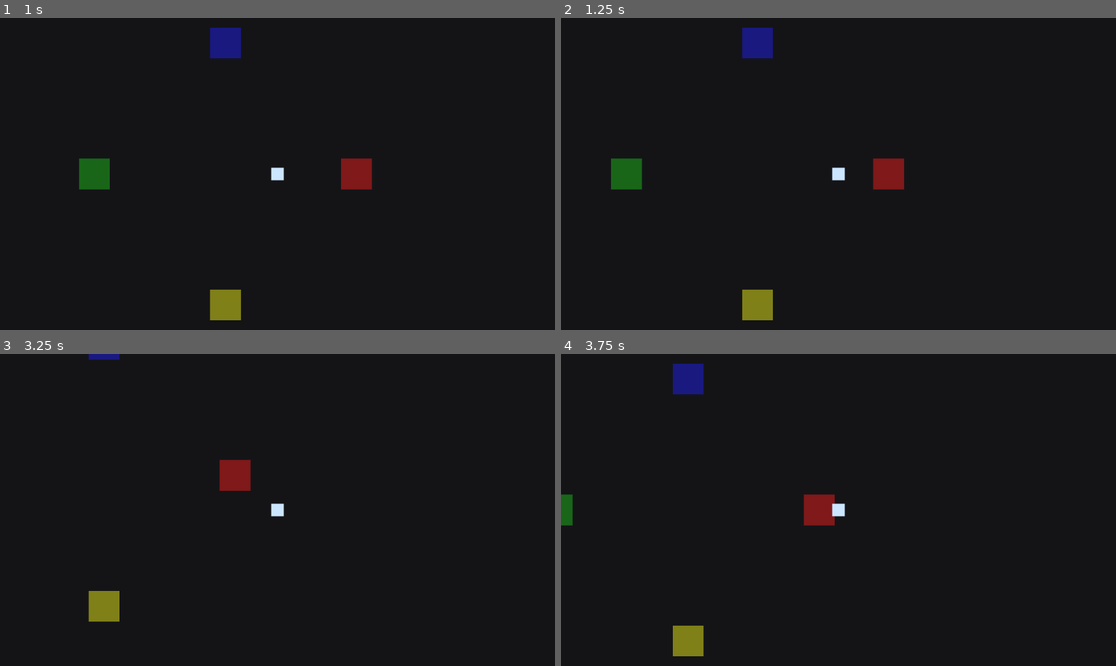
Above: before the commit, frames 1-4 (two rows, left to right).
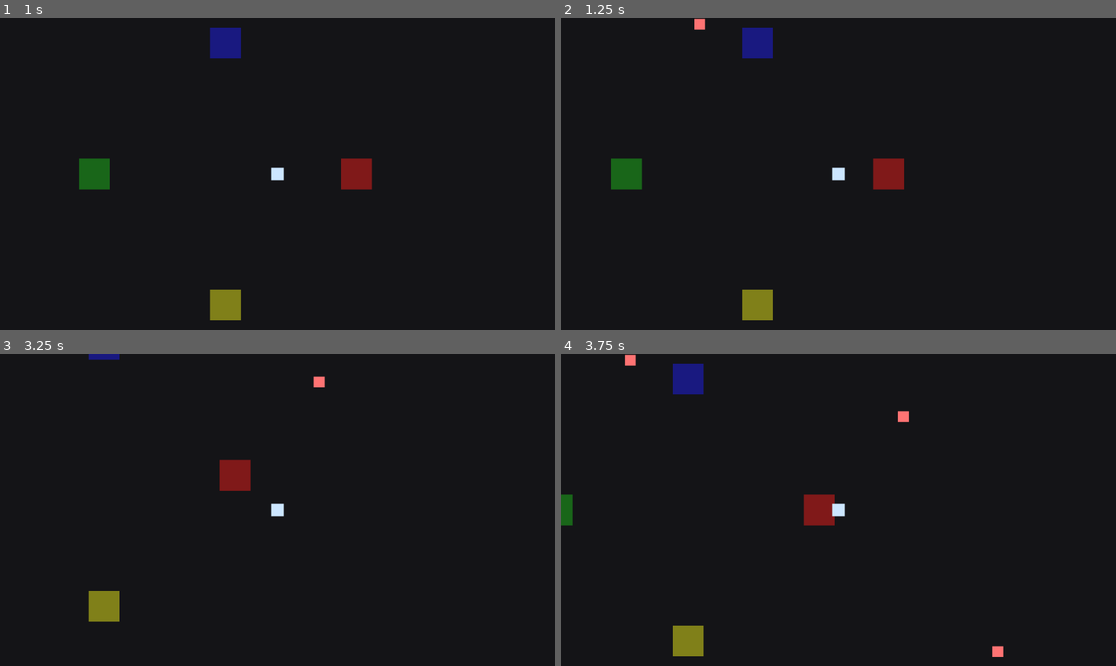
Above: after the commit, the same moments.

Repository: KevinRabbe/bullet-hell-roughe-lite
Game: Godot game, scene res://scenes/Main.tscn
Two runs of this game, one before a commit and one after it. Both use one fixed random seed, a clock stepped at 60 frames per second and the inputs below.
Inputs:
- Up to frame 1 (1 s): tap Enter at 0.5 s; hold D (move_right) from 0.53 s (still down)
- Up to frame 2 (1.25 s): keep holding D (move_right)
- Up to frame 3 (3.25 s): release D (move_right) at 1.28 s; hold S (move_down) 1.28-2.03 s; hold D (move_right) 2.03-2.78 s; hold W (move_up) from 2.78 s (still down)
- Up to frame 4 (3.75 s): release W (move_up) at 3.53 s; hold A (move_left) from 3.53 s (still down)

Frame 1 is identical in both runs. In frame 2, less than 0.1% of the frame differs, in the area x 24-27%, y 0-4%; in frame 3, less than 0.1%; in frame 4, 0.2%, in the area x 11-80%, y 0-98%.

Commit message:
Implement milestone 2 enemy spawning

Diff:
--- /dev/null
+++ b/scenes/Enemy.tscn
@@ -0,0 +1,19 @@
+[gd_scene load_steps=3 format=3]
+
+[ext_resource type="Script" path="res://scripts/enemy.gd" id="1"]
+
+[sub_resource type="CircleShape2D" id="1"]
+radius = 14.0
+
+[node name="Enemy" type="CharacterBody2D"]
+script = ExtResource("1")
+
+[node name="Visual" type="ColorRect" parent="."]
+offset_left = -14.0
+offset_top = -14.0
+offset_right = 14.0
+offset_bottom = 14.0
+color = Color(1, 0.45, 0.45, 1)
+
+[node name="CollisionShape2D" type="CollisionShape2D" parent="."]
+shape = SubResource("1")
--- a/scenes/Main.tscn
+++ b/scenes/Main.tscn
@@ -1,7 +1,9 @@
-[gd_scene load_steps=3 format=3]
+[gd_scene load_steps=5 format=3]
 
 [ext_resource type="PackedScene" path="res://scenes/Player.tscn" id="1"]
 [ext_resource type="Script" path="res://scripts/game/main_game.gd" id="2"]
+[ext_resource type="PackedScene" path="res://scenes/Enemy.tscn" id="3"]
+[ext_resource type="Script" path="res://scripts/spawning/enemy_spawner.gd" id="4"]
 
 [node name="Main" type="Node2D"]
 script = ExtResource("2")
@@ -43,3 +45,11 @@
 
 [node name="Player" parent="." instance=ExtResource("1")]
 position = Vector2(0, 0)
+
+[node name="EnemySpawner" type="Node2D" parent="."]
+script = ExtResource("4")
+enemy_scene = ExtResource("3")
+target_path = NodePath("../Player")
+spawn_interval_seconds = 1.2
+spawn_radius = 520.0
+max_alive_enemies = 25
--- /dev/null
+++ b/scripts/enemy.gd
@@ -0,0 +1,20 @@
+extends CharacterBody2D
+
+@export var move_speed: float = 140.0
+@export var target_path: NodePath
+
+var target: Node2D
+
+func _ready() -> void:
+	if target_path != NodePath():
+		target = get_node_or_null(target_path)
+
+func _physics_process(_delta: float) -> void:
+	if target == null or not is_instance_valid(target):
+		velocity = Vector2.ZERO
+		move_and_slide()
+		return
+
+	var direction := (target.global_position - global_position).normalized()
+	velocity = direction * move_speed
+	move_and_slide()
--- /dev/null
+++ b/scripts/spawning/enemy_spawner.gd
@@ -0,0 +1,47 @@
+extends Node2D
+
+@export var enemy_scene: PackedScene
+@export var target_path: NodePath
+@export var spawn_interval_seconds: float = 1.5
+@export var spawn_radius: float = 420.0
+@export var max_alive_enemies: int = 20
+
+var target: Node2D
+var rng := RandomNumberGenerator.new()
+var spawn_timer: Timer
+
+func _ready() -> void:
+	if target_path != NodePath():
+		target = get_node_or_null(target_path)
+
+	rng.randomize()
+	spawn_timer = Timer.new()
+	spawn_timer.wait_time = spawn_interval_seconds
+	spawn_timer.one_shot = false
+	spawn_timer.autostart = true
+	add_child(spawn_timer)
+	spawn_timer.timeout.connect(_on_spawn_timer_timeout)
+
+func _on_spawn_timer_timeout() -> void:
+	if enemy_scene == null:
+		return
+	if target == null or not is_instance_valid(target):
+		return
+	if _count_alive_enemies() >= max_alive_enemies:
+		return
+
+	var enemy_instance := enemy_scene.instantiate()
+	if enemy_instance is Node2D:
+		var enemy_node := enemy_instance as Node2D
+		var spawn_direction := Vector2.RIGHT.rotated(rng.randf_range(0.0, TAU))
+		enemy_node.global_position = target.global_position + (spawn_direction * spawn_radius)
+		if enemy_node.has_method("set"):
+			enemy_node.set("target_path", enemy_node.get_path_to(target))
+		add_child(enemy_node)
+
+func _count_alive_enemies() -> int:
+	var alive_count := 0
+	for child in get_children():
+		if child is CharacterBody2D and child != spawn_timer:
+			alive_count += 1
+	return alive_count
